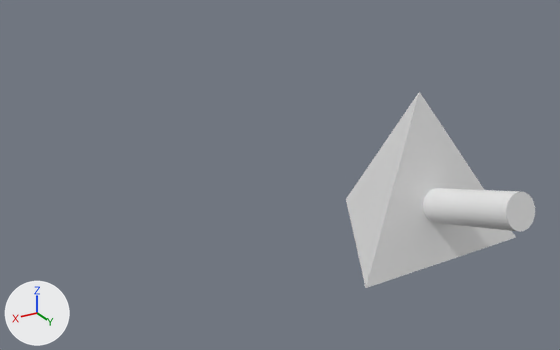
One commit to the Blender file Tetra_Objects/tetras_set/tetra_45.blend: the scene before it, then after it.
Rendered twice from a camera (50 mm lens) standing at (111.9, 126.3, 87.7) and looking at (22.8, -22.1, 13.5). Lighting does not change. The marker at lower left points along +X, +Y and +Z.

Names of what the first picture shows: 'tetra_45'.
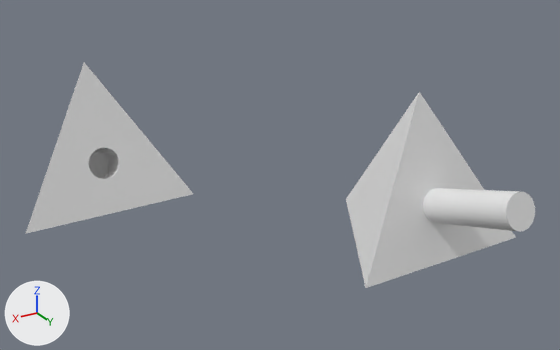
The newer file is also turned or shifted as a whole; pictures and numbers use the older file's frame.

Boxes [x1, y1, x2, y2] around the edits, measured in the pictures (560 x 350 px):
'tetra_45NP', added: after [26, 63, 193, 233]

What the commit changed:
Mesh me_cone is new.
It has 486 vertices, 972 faces and spans x -22.5..22.5, y -13.0..26.0, z -9.2..27.6.
Object 'tetra_45NP' (ob_tetra_45np) is new; it shows me_cone.
Its location is (55.9, -62.8, 9.2).
Its rotation in degrees is (109, 0, 0).
